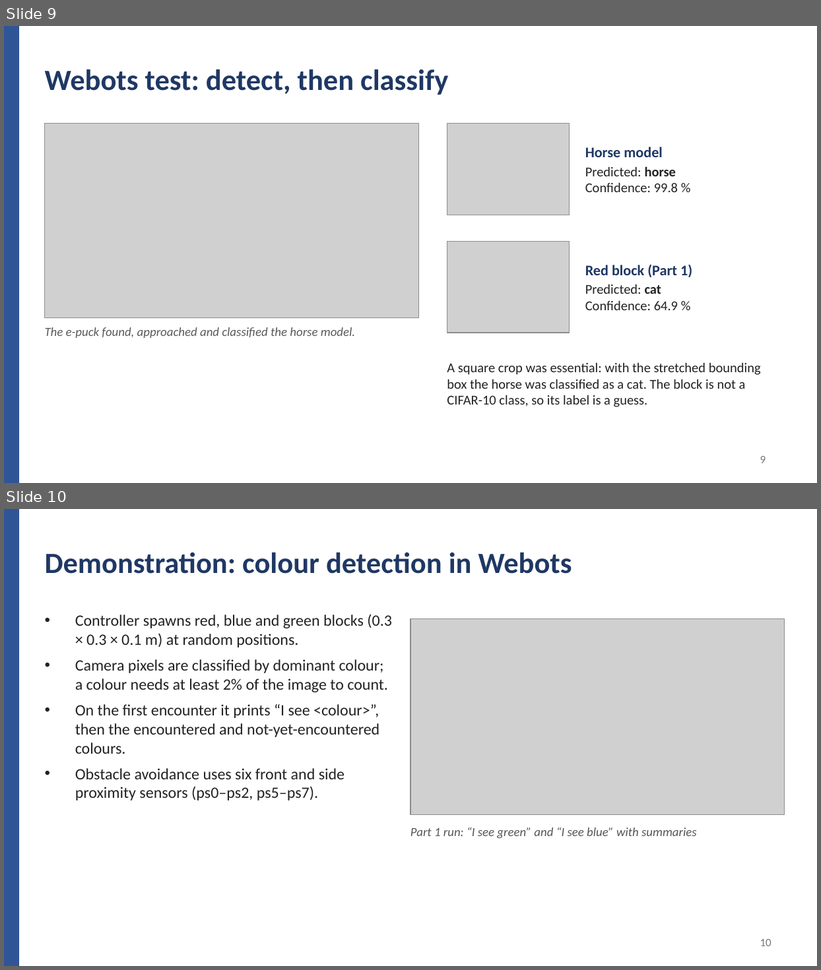
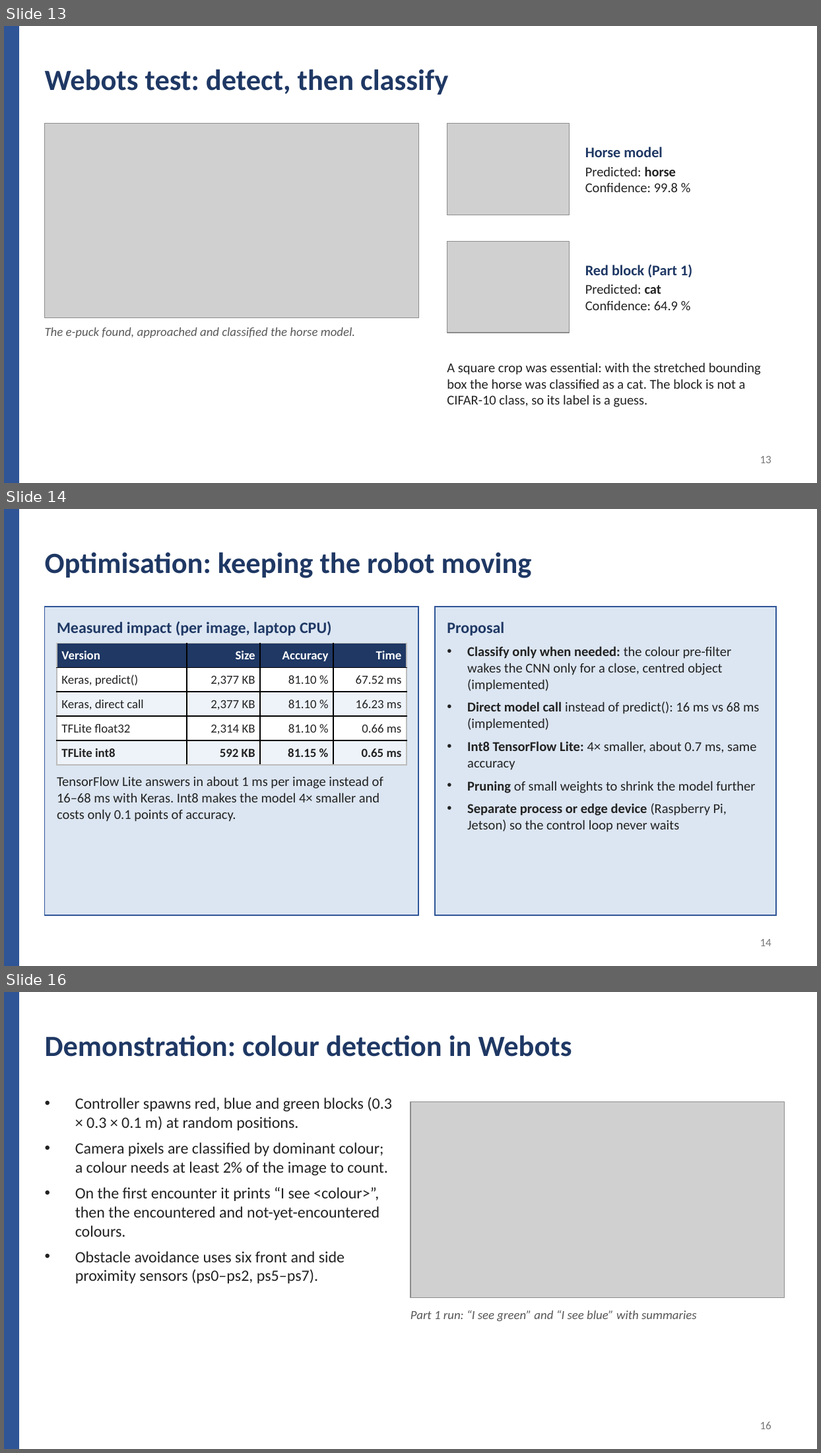
Before and after one commit to sinegan-ux/epuck-cnn-part2, a slide deck: presentation/Project_Part2_Presentation.pptx. Shown one above the other, each under a label of ours: slides 9 and 10 before the commit, slides 13, 14 and 16 after it; the slides between them are not shown. The pictures are 821x970 and 821x1453 pixels, drawn with LibreOffice and Linux fonts; fonts in the diff are those of the drawing; grey boxes stand for pictures. Boxes give left, top, right and bottom in pixels: in the first picture for what was removed or moved away, otherwise in the second. Text is boxed around its words. In the diff, an @@ line names an element or a change of style, - is before the commit and + after.

```diff
--- a/presentation/Project_Part2_Presentation.pptx
+++ b/presentation/Project_Part2_Presentation.pptx
@@ slide 14 added at [4, 509, 817, 966], background #FFFFFF @@
@@ rectangle added at [4, 509, 19, 966], fill #2F5597, outline #2F5597 1 pt @@
@@ text added at [45, 552, 532, 578], 26 pt, text #1F3864, bold @@
+Optimisation: keeping the robot moving
@@ rectangle added at [45, 607, 418, 916], fill #DCE6F2, outline #2F5597 1 pt @@
@@ rectangle added at [435, 607, 776, 916], fill #DCE6F2, outline #2F5597 1 pt @@
@@ text added at [57, 621, 332, 636], 14 pt, text #1F3864, bold @@
+Measured impact (per image, laptop CPU)
@@ text added at [447, 622, 504, 636], 14 pt, text #1F3864, bold @@
+Proposal
@@ table added at [57, 643, 407, 765], 5 rows, 4 columns @@
+Version | Size | Accuracy | Time
+Keras, predict() | 2,377 KB | 81.10 % | 67.52 ms
+Keras, direct call | 2,377 KB | 81.10 % | 16.23 ms
+TFLite float32 | 2,314 KB | 81.10 % | 0.66 ms
+TFLite int8 | 592 KB | 81.15 % | 0.65 ms
@@ text added at [467, 646, 759, 832], 12 pt, text #222222 @@
+• Classify only when needed: the colour pre-filter wakes the CNN only for a close, centred object (implemented)
+• Direct model call instead of predict(): 16 ms vs 68 ms (implemented)
+• Int8 TensorFlow Lite: 4× smaller, about 0.7 ms, same accuracy
+• Pruning of small weights to shrink the model further
+• Separate process or edge device (Raspberry Pi, Jetson) so the control loop never waits
@@ text added at [57, 776, 384, 822], 12 pt, text #222222 @@
+TensorFlow Lite answers in about 1 ms per image instead of 16–68 ms with Keras. Int8 makes the model 4× smaller and costs only 0.1 points of accuracy.
@@ page number added at [760, 939, 772, 947], 10 pt, text #777777 @@
+14
@@ what was slide 9 is now slide 13 @@
@@ page number at [760, 456, 772, 464]: text changed @@
-9
+13
@@ what was slide 10 is now slide 16 @@
@@ page number at [760, 1422, 772, 1430]: text changed @@
-10
+16
```
Also in this commit, not shown: 3 slides changed, 5 other slides added.
